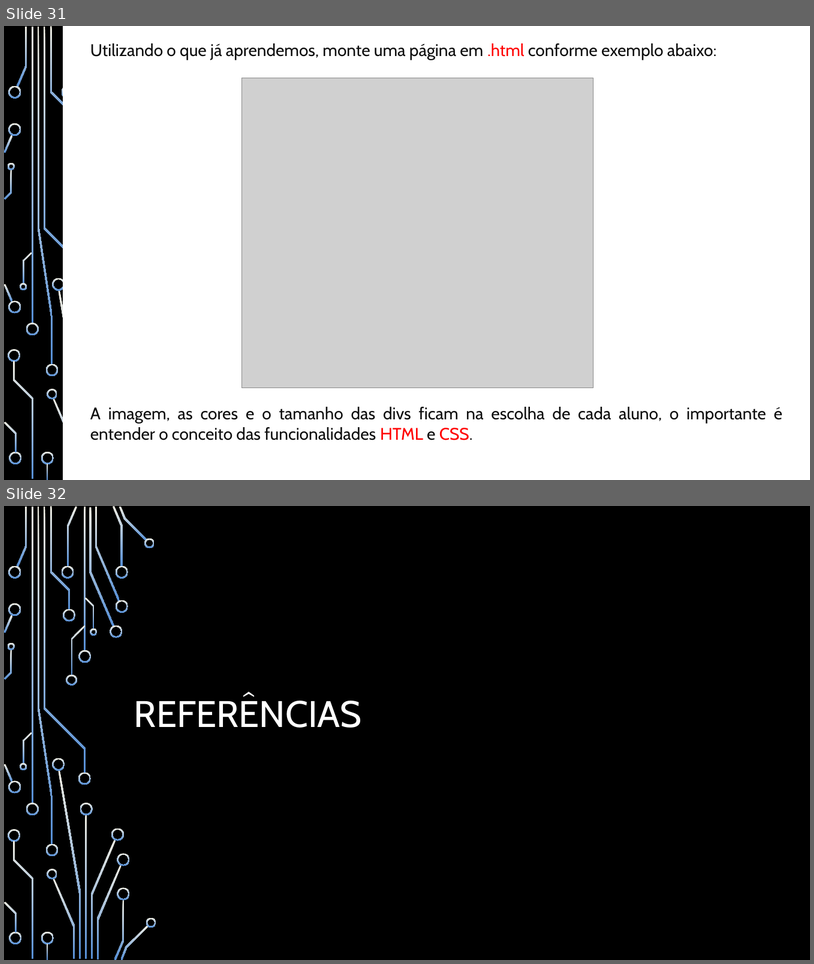
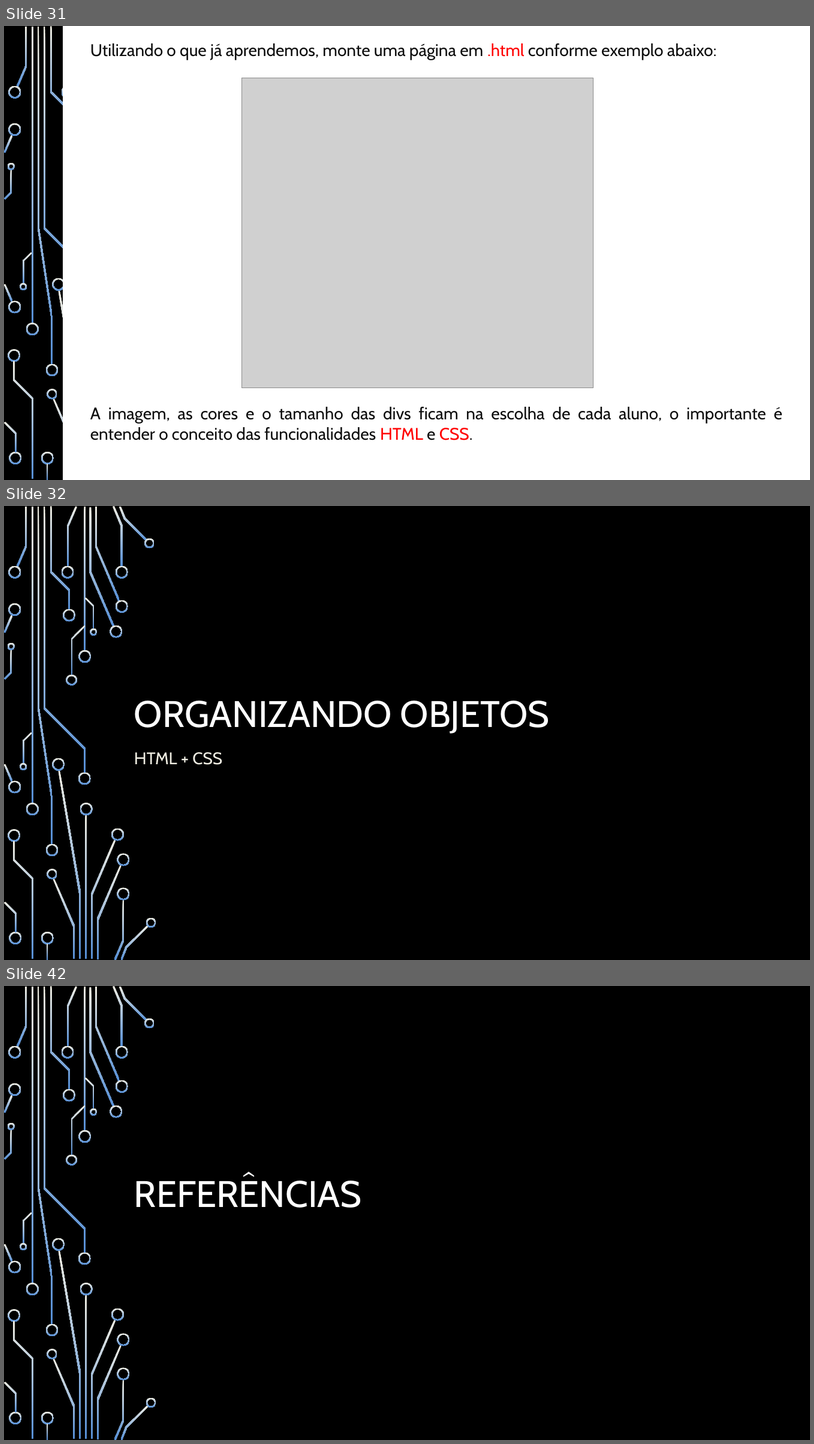
Before and after one commit to heitorsam/aulas_iep, a slide deck: documentos/Apostila - Desenvolvimento Web - IEP.pptx. Shown one above the other, each under a label of ours: slides 31 and 32 before the commit, slides 31, 32 and 42 after it; the slides between them are not shown. The pictures are 814x964 and 814x1444 pixels, drawn with LibreOffice and Linux fonts; fonts in the diff are those of the drawing; grey boxes stand for pictures; background and template pictures are left out. Boxes give left, top, right and bottom in pixels: in the first picture for what was removed or moved away, otherwise in the second. Text is boxed around its words. In the diff, an @@ line names an element or a change of style, - is before the commit and + after.

```diff
--- a/documentos/Apostila - Desenvolvimento Web - IEP.pptx
+++ b/documentos/Apostila - Desenvolvimento Web - IEP.pptx
@@ slide 32 added at box(4, 506, 810, 960), background picture (left out); not listed: 54 template elements that a slide beside it also shows @@
@@ title added at box(134, 700, 550, 733), 44 pt, text #FFFFFF @@
+ORGANIZANDO OBJETOS
@@ subtitle added at box(134, 752, 222, 765), 20 pt, text #EEECE1 @@
+HTML + CSS
@@ what was slide 32 is now slide 42 @@
```
Also in this commit, not shown: 1 slide changed, 9 other slides added, 4 other files.
